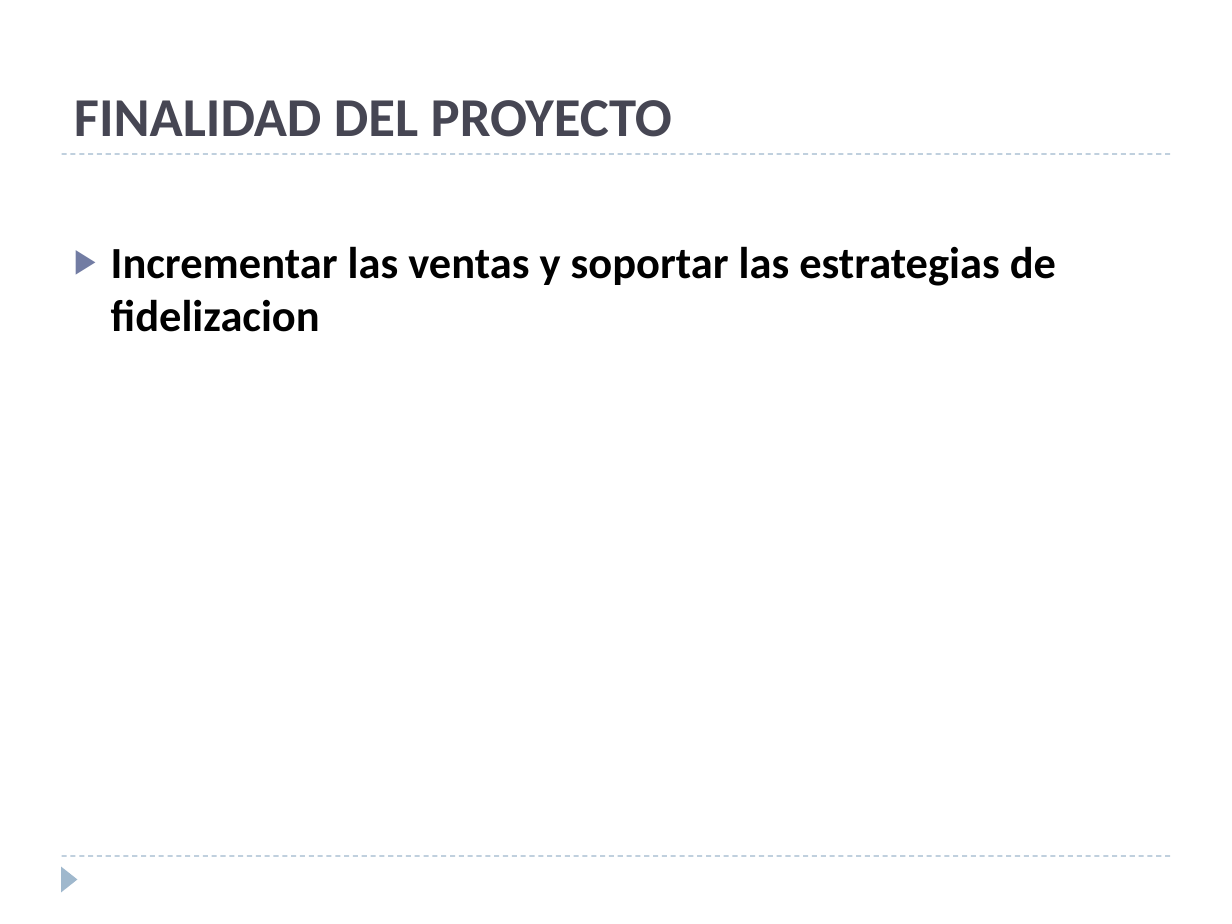
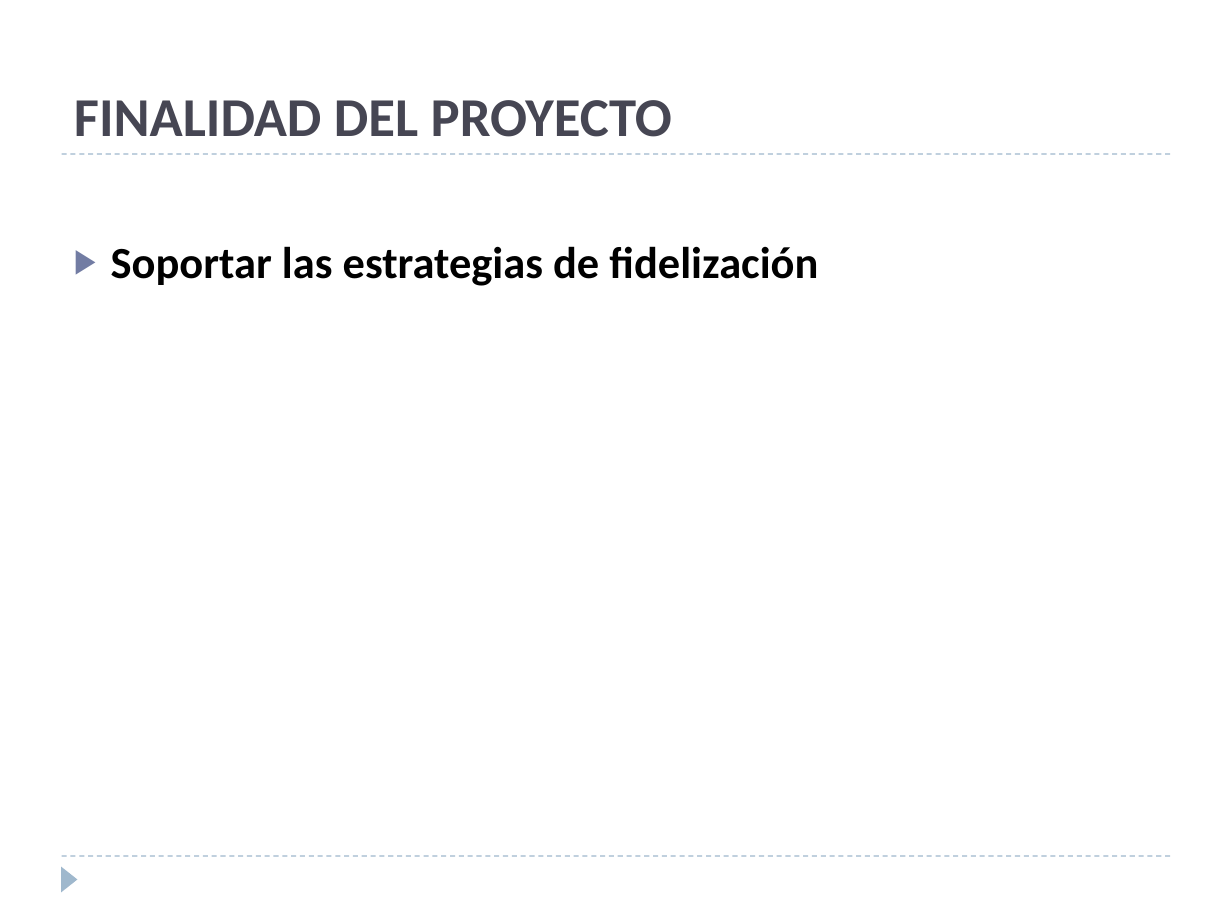
Before and after one commit to ebenites/gpy031, a slide deck: slide 6 of Sesion 10/presentacion.pptx. Drawn at 1232x924 pixels with LibreOffice and Linux fonts; fonts in the diff are those of the drawing. Boxes give left, top, right and bottom in pixels: in the first picture for what was removed or moved away, otherwise in the second. Text is boxed around its words. In the diff, an @@ line names an element or a change of style, - is before the commit and + after.

```diff
--- a/Sesion 10/presentacion.pptx
+++ b/Sesion 10/presentacion.pptx
@@ text at box(111, 246, 818, 286): text changed @@
-▶ Incrementar las ventas y soportar las estrategias de fidelizacion
+▶ Soportar las estrategias de fidelización
```
Also in this commit, not shown: 2 other slides changed, 1 other file.
